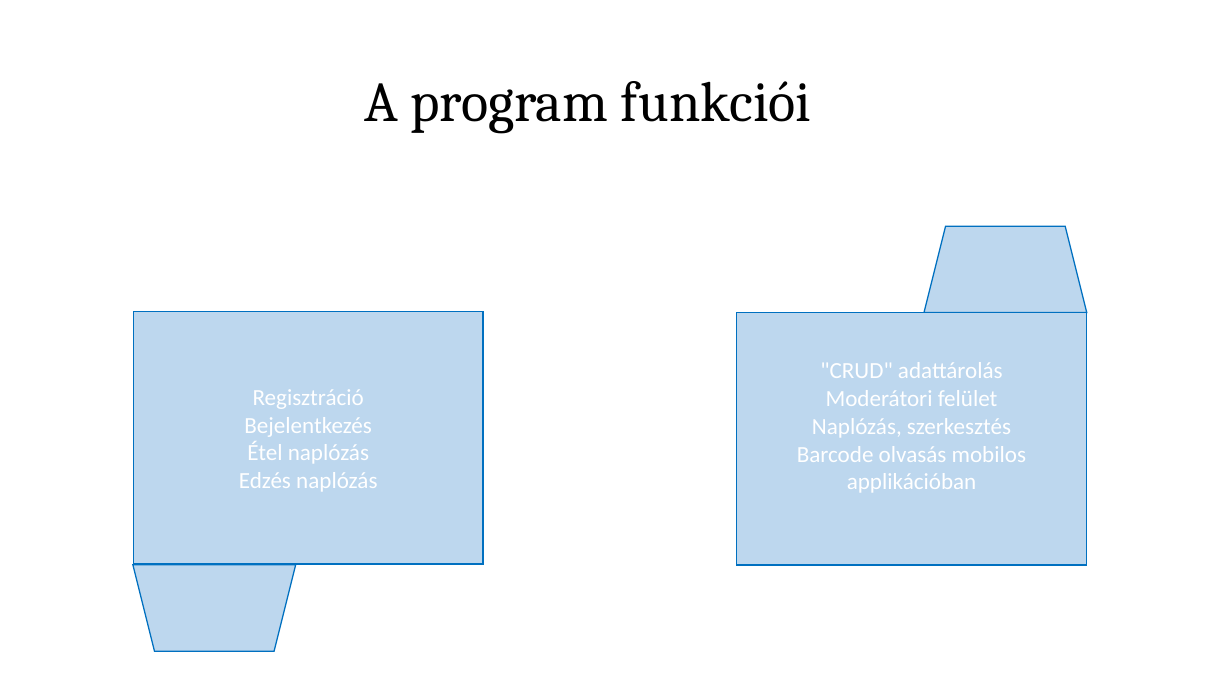
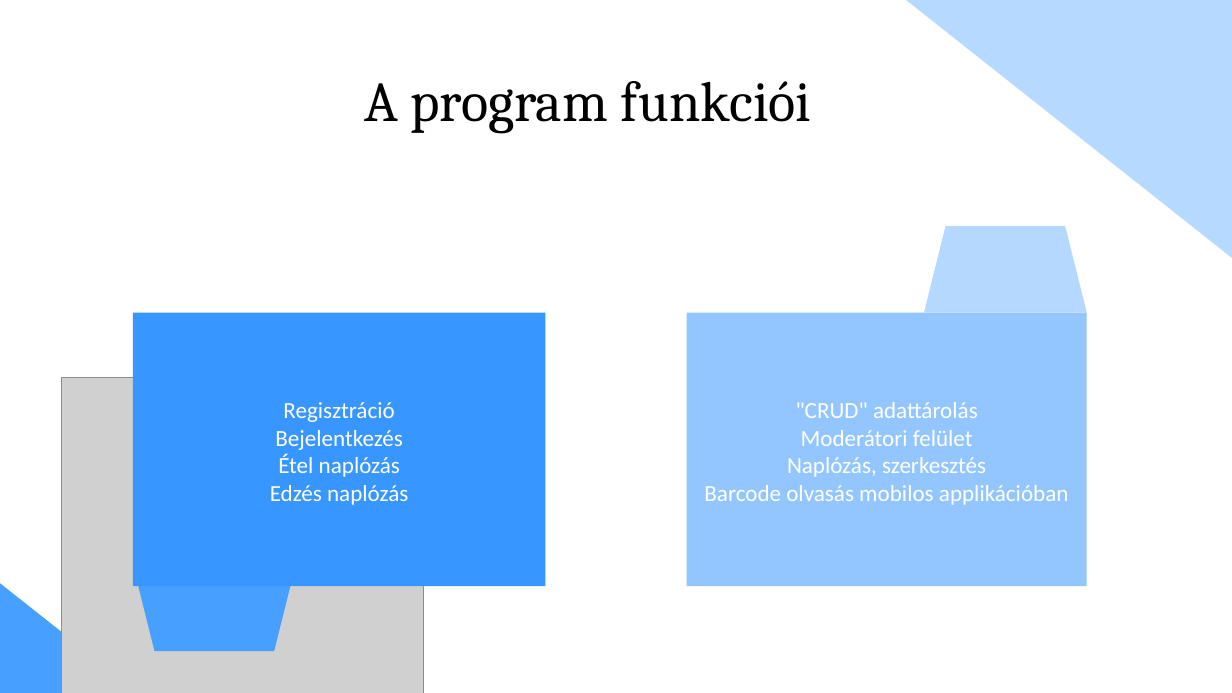
Before and after one commit to tomex1337/13_S1_6_vizsgaremek, a slide deck: slide 4 of docs/Prezentáció/Corelytics presentation.pptx. Drawn at 1232x693 pixels with LibreOffice and Linux fonts; fonts in the diff are those of the drawing; grey boxes stand for pictures. Boxes give left, top, right and bottom in pixels: in the first picture for what was removed or moved away, otherwise in the second. Text is boxed around its words. In the diff, an @@ line names an element or a change of style, - is before the commit and + after.

```diff
--- a/docs/Prezentáció/Corelytics presentation.pptx
+++ b/docs/Prezentáció/Corelytics presentation.pptx
@@ rectangle added at bbox=[906, 0, 1232, 270], fill #B5D9FF @@
@@ trapezoid at bbox=[924, 226, 1087, 313]: fill #BDD7EE to #B4D8FF; outline #0070C0 1 pt to none @@
@@ rectangle added at bbox=[133, 312, 545, 586], fill #3796FF @@
@@ rectangle added at bbox=[687, 312, 1087, 586], fill #93C6FF @@
@@ picture added at bbox=[62, 377, 424, 693] @@
@@ text "Regisztráció" at bbox=[270, 402, 408, 505]: vertical alignment middle to top; fill #BDD7EE to none; outline #0070C0 1 pt to none @@
@@ text "Regisztráció": place and size @@
-text "Regisztráció" at bbox=[133, 311, 483, 564]
+text "Regisztráció" at bbox=[270, 402, 408, 505]
@@ text ""CRUD" adattárolás": place and size @@
-text ""CRUD" adattárolás" at bbox=[737, 312, 1087, 565]
+text ""CRUD" adattárolás" at bbox=[704, 402, 1069, 505]
@@ text ""CRUD" adattárolás" at bbox=[704, 402, 1069, 505]: vertical alignment middle to top; fill #BDD7EE to none; outline #0070C0 1 pt to none @@
@@ trapezoid at bbox=[133, 565, 296, 652]: fill #BDD7EE to #479FFF; outline #0070C0 1 pt to none @@
@@ rectangle added at bbox=[0, 575, 153, 693], fill #479FFF @@
```
Also in this commit, not shown: 10 other slides changed, 1 slide added, 1 slide removed.
